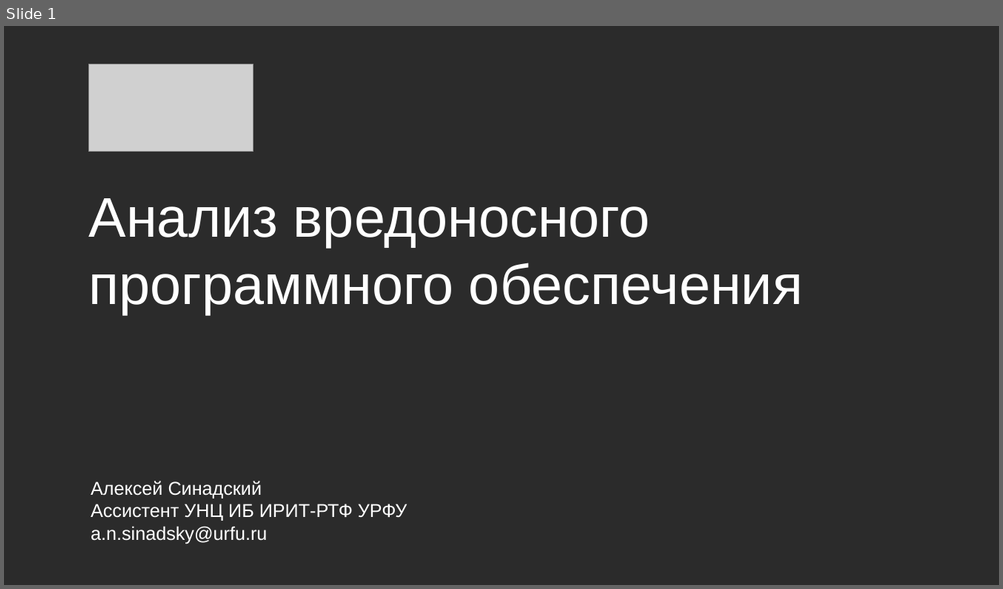
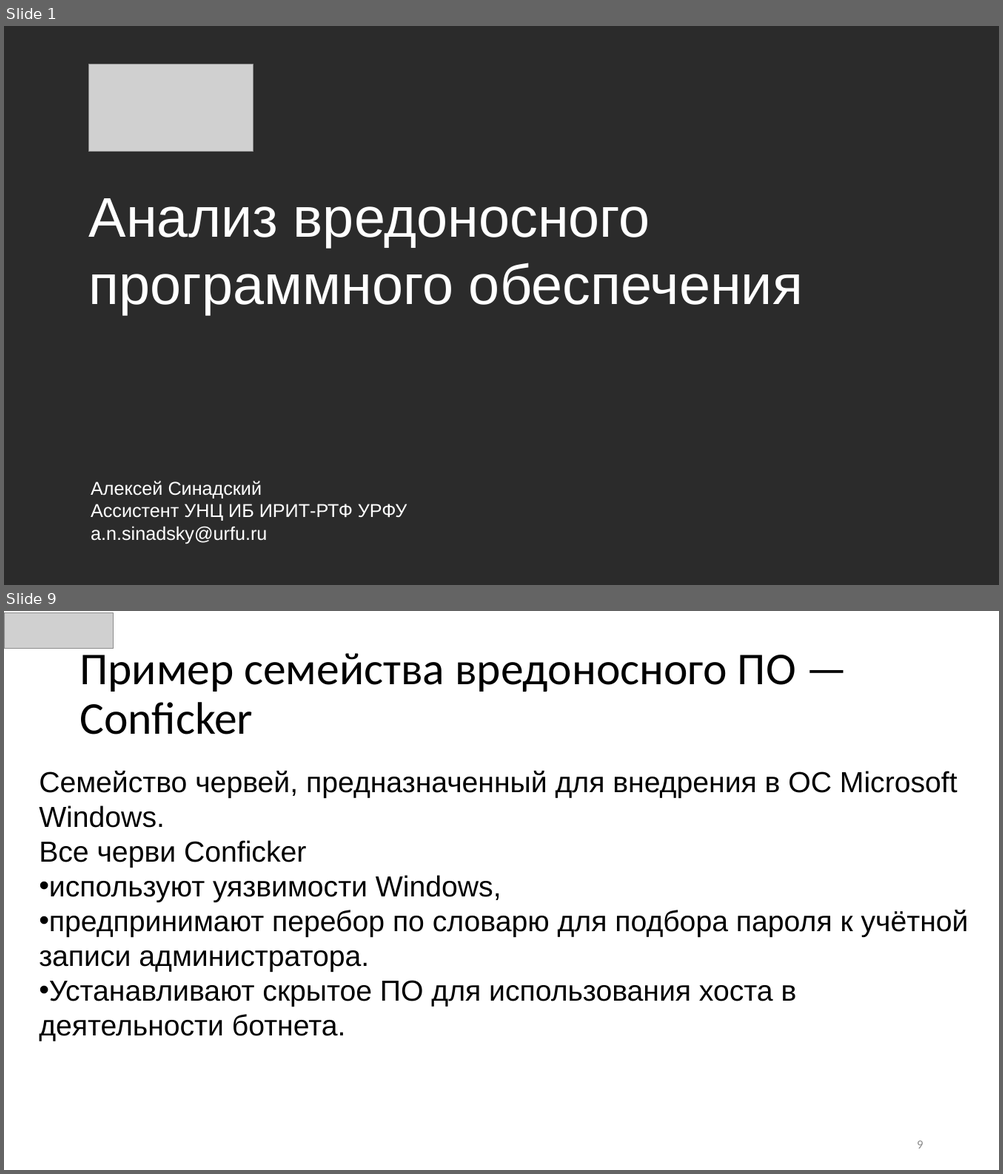
Before and after one commit to CyberLympha/AI-for-IS-Course, a slide deck: Лекции/Анализ вредоносного программного обеспечения.pptx. Shown one above the other, each under a label of ours: slide 1 before the commit, slides 1 and 9 after it; the slides between them are not shown. The pictures are 1003x589 and 1003x1174 pixels, drawn with LibreOffice and Linux fonts; fonts in the diff are those of the drawing; grey boxes stand for pictures; background and template pictures are left out; a plain dark background stands for a picture behind light text. Boxes give left, top, right and bottom in pixels: in the first picture for what was removed or moved away, otherwise in the second. Text is boxed around its words. In the diff, an @@ line names an element or a change of style, - is before the commit and + after.

Commit message:
Нализ вредоносного ПО, Лекция

```diff
--- a/Лекции/Анализ вредоносного программного обеспечения.pptx
+++ b/Лекции/Анализ вредоносного программного обеспечения.pptx
@@ slide 9 added at (4,611,999,1170), background #FFFFFF @@
@@ picture added at (4,613,114,648) @@
@@ title added at (79,647,796,735), 44 pt, text #000000 @@
+Пример семейства вредоносного ПО — Conficker
@@ text added at (39,771,968,1042), 28 pt, text #000000 @@
+Семейство червей, предназначенный для внедрения в ОС Microsoft Windows.
+Все черви Conficker
+• используют уязвимости Windows,
+• предпринимают перебор по словарю для подбора пароля к учётной записи администратора.
+• Устанавливают скрытое ПО для использования хоста в деятельности ботнета.
@@ page number added at (916,1141,922,1149), 12 pt, text #8B8B8B @@
+9
```
Also in this commit, not shown: 2 slides changed, 17 other slides added, 1 slide removed, 1 other file.
